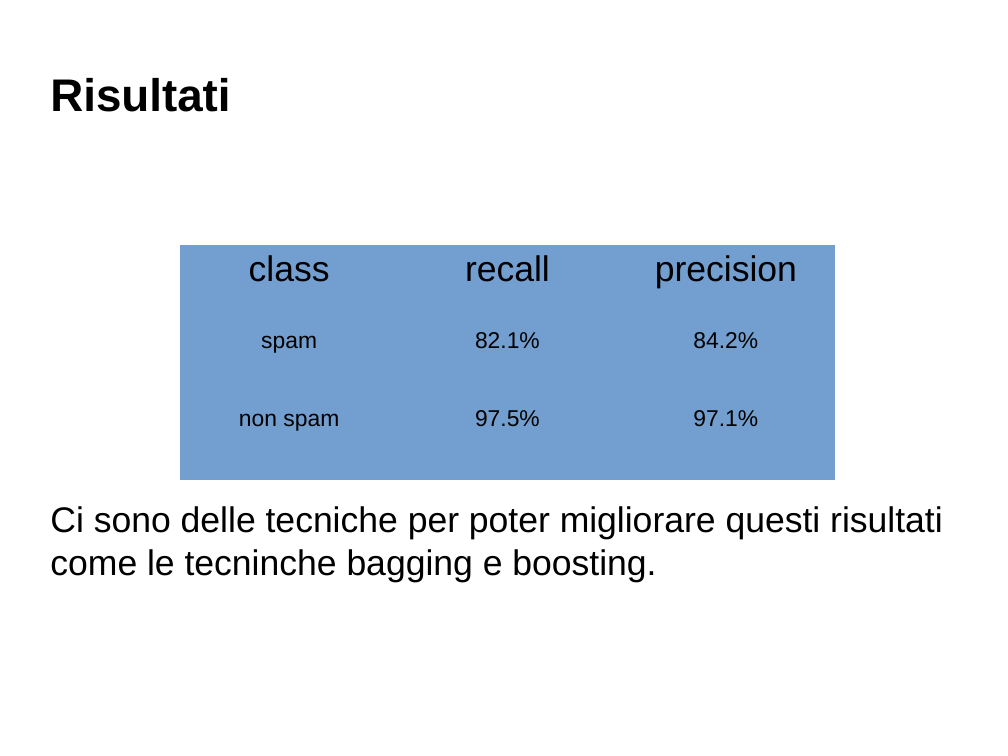
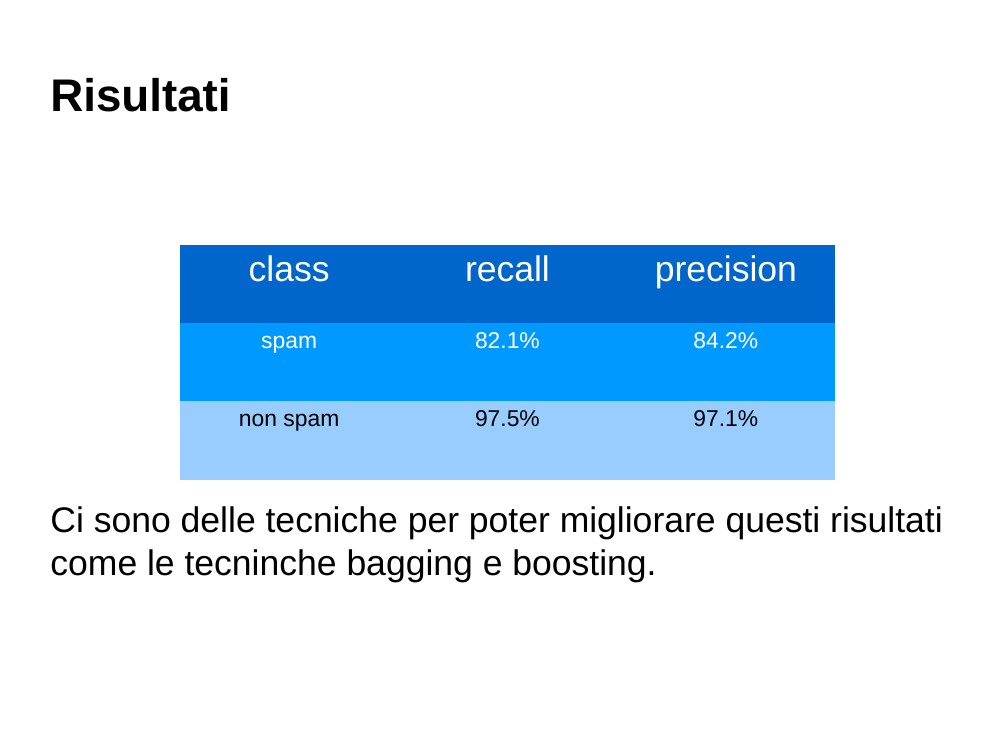
Before and after one commit to Toolanto/presentation, a slide deck: slide 21 of presentazione.odp. Drawn at 1008x756 pixels with LibreOffice and Linux fonts; fonts in the diff are those of the drawing; background and template pictures are left out. Boxes give left, top, right and bottom in pixels: in the first picture for what was removed or moved away, otherwise in the second. Text is boxed around its words. In the diff, an @@ line names an element or a change of style, - is before the commit and + after.

```diff
--- a/presentazione.odp
+++ b/presentazione.odp
@@ table at <box>180,245,836,480</box> @@
@@ fill #729FCF to #0066CC in row 1 @@
@@ fill #729FCF to #0099FF in row 2 @@
@@ fill #729FCF to #99CCFF in row 3 @@
@@ text colour #000000 to #FFFFFF in "class", "recall", "precision", "spam" and 2 more places @@
```
Also in this commit, not shown: 53 slides added.
